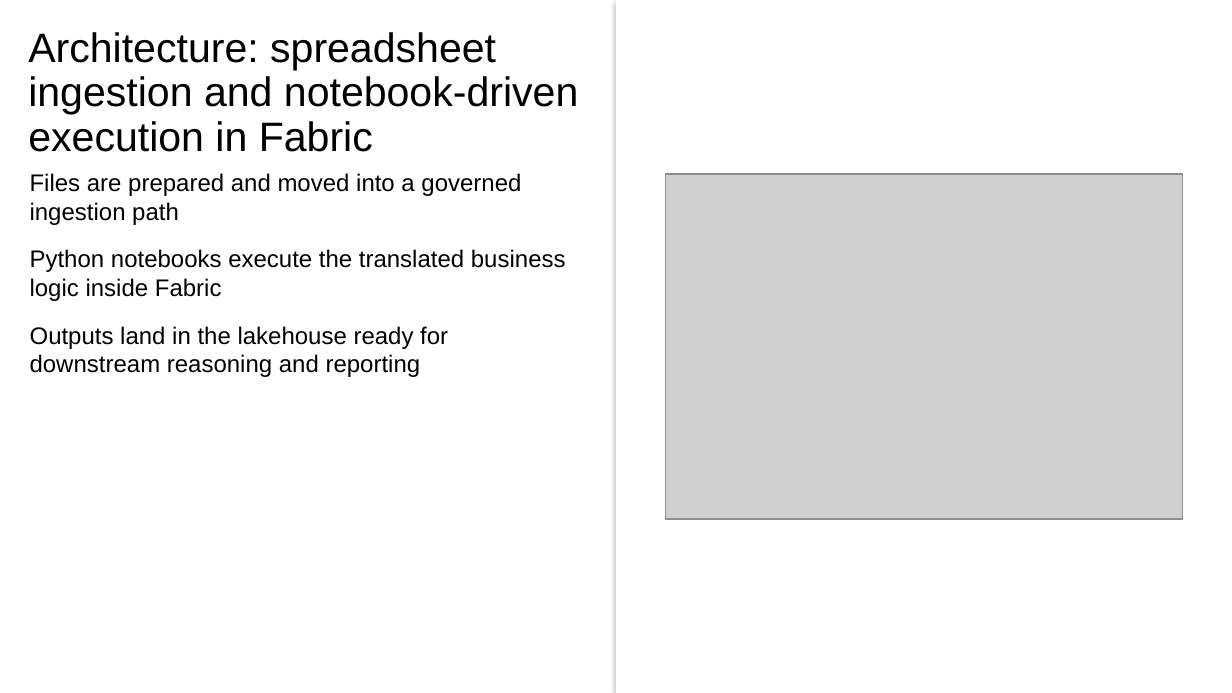
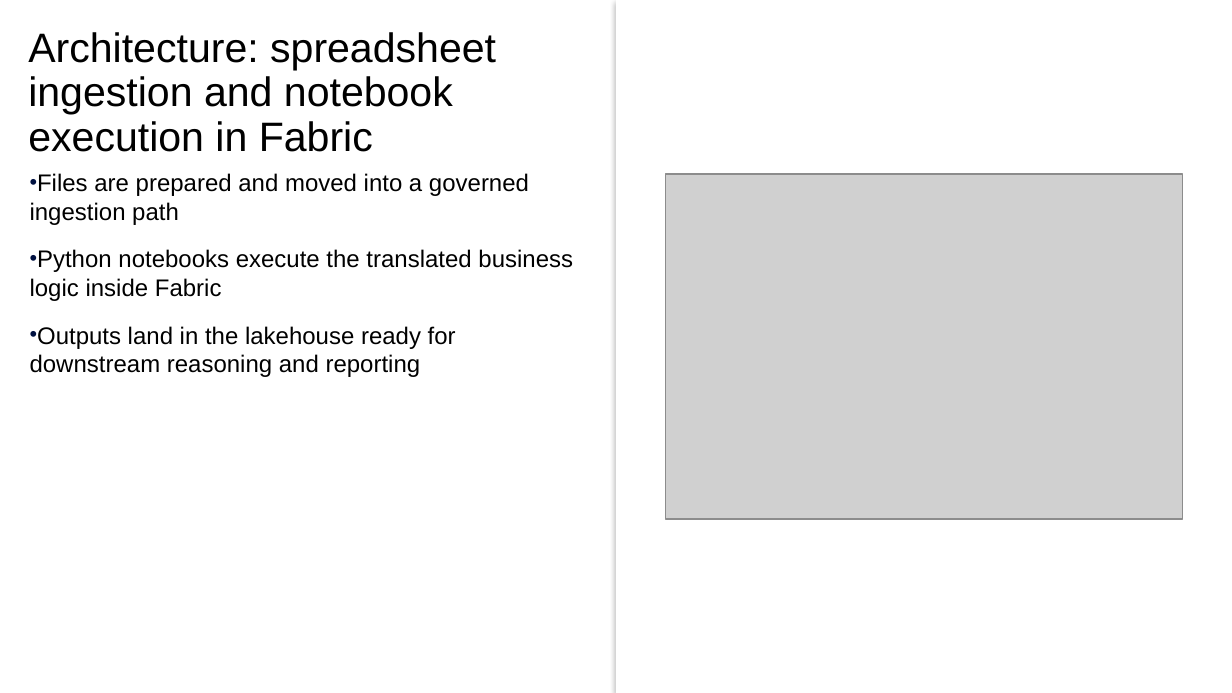
Before and after one commit to davidrrowley/PowerPointAutoGen, a slide deck: slide 6 of scripts/PowerPoint Slide Inventory Script/ibm_yaml_test_v6.pptx. Drawn at 1232x693 pixels with LibreOffice and Linux fonts; fonts in the diff are those of the drawing; grey boxes stand for pictures. Boxes give left, top, right and bottom in pixels: in the first picture for what was removed or moved away, otherwise in the second. Text is boxed around its words. In the diff, an @@ line names an element or a change of style, - is before the commit and + after.

```diff
--- a/scripts/PowerPoint Slide Inventory Script/ibm_yaml_test_v6.pptx
+++ b/scripts/PowerPoint Slide Inventory Script/ibm_yaml_test_v6.pptx
@@ title at (28,32,496,152): text changed @@
-Architecture: spreadsheet ingestion and notebook-driven execution in Fabric
+Architecture: spreadsheet ingestion and notebook execution in Fabric
@@ text "Files are prepared and moved ..." at (30,173,573,377): bullet none to • @@
```
Also in this commit, not shown: 9 other slides changed, 5 other files.
